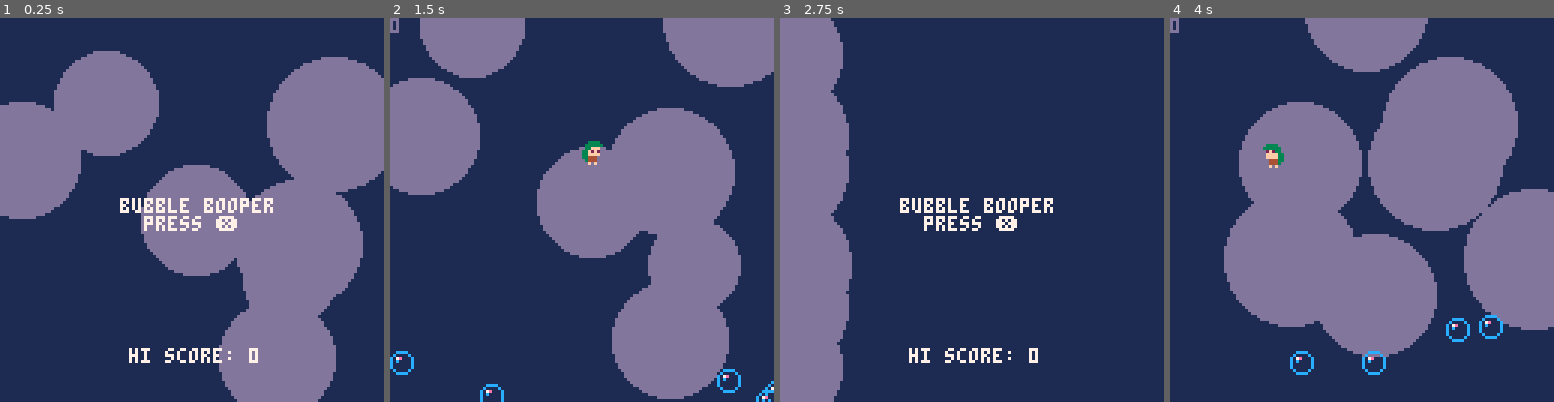
Above: before the commit, frames 1-4 (left to right).
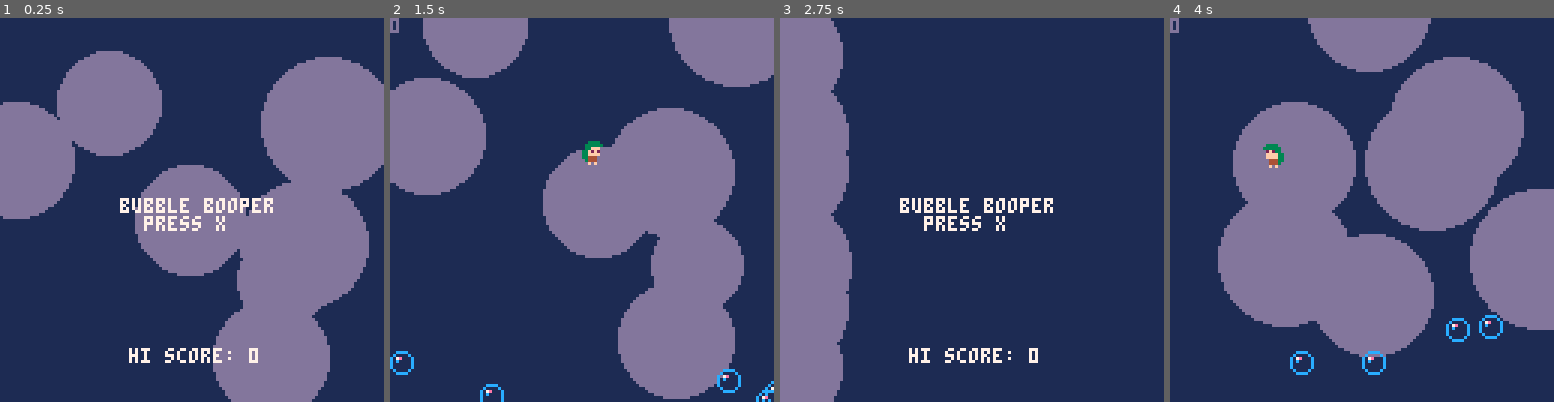
Above: after the commit, the same moments.

Repository: kvognar/bubble-booper
Game: PICO-8 cartridge collab16.p8
Same seed, same stepped clock (60 frames per second), same inputs: the game is played once before the commit and once after it.
Inputs:
- Up to frame 1 (0.25 s): no input
- Up to frame 2 (1.5 s): tap X (X key) at 0.33, 1.07 s
- Up to frame 3 (2.75 s): hold Right 1.6-2.1 s; tap X (X key) at 1.85 s; hold Right from 2.47 s (still down)
- Up to frame 4 (4 s): tap X (X key) at 2.97 s; release Right at 3.03 s; hold Left 3.08-3.58 s

The runs differ from the first frame. In frame 1, 3.7% of the frame differs, in the area x 0-100%, y 8-100%; in frame 2, 2.8%; in frame 3, 0.2%; in frame 4, 3.7%.

Commit message:
more complex scoring, and under budget

Diff:
--- a/collab16.p8
+++ b/collab16.p8
@@ -18,8 +18,7 @@
  author="somnule",
  hiscore=0,
  _init=function(self)
-  self.state=self.title
-
+  self.title=true
   self.bubbles={}
   self.big_bubbles={}
   t=0
@@ -36,74 +35,6 @@
   end
   self.pl={x=64,y=127,dx=0,dy=-5,s=12}
  end,
- title={
- _update=function(self)
-  if btn(5) then
-   self.state=self.game
-  end
- end,
- _draw=function(self)
-  print("bubble booper",40,60,7)
-  print("press ❎",48,66)
-  print("hi score: "..self.hiscore,43,110)
- end,
- },
- game={
- _update=function(self)
-
-  local pl=self.pl
-
-   --buttons
-  if btn(0) then
-   pl.dx-=1
-  end
-  if btn(1) then
-   pl.dx+=1
-  end
-  pl.dx*=.8
-
-  --player
-  pl.dx=mid(pl.dx,-2,2)
-  pl.x+=pl.dx
-  pl.y+=pl.dy
-  pl.x=mid(pl.x,0,122)
-  pl.y=max(pl.y,0)
-
-  if pl.y>140 then
-   --die
-   sfx(9)
-   self.hiscore=max(self.hiscore,self.score)
-   self:_init()
-  end
-
-  --bubbles
-  foreach(self.bubbles,function(bubble)
-   bubble.y-=1
-   if bubble.y<-10 then
-    bubble.y=128
-    bubble.x=rnd(128)
-   end
-  end)
-
-  pl.dy+=.15
-  local pop=self:closest_bubble()
-  if pop then
-   pl.dy=-3
-   self.score+=1
-   sfx(8)
-   del(self.bubbles, pop)
-   if #self.bubbles==0 then
-    self:populate_bubbles(28+(pop.s+1)%4)
-   end
-  end
-
-  pl.s=13+sgn(pl.dy)
- end,
- _draw=function(self)
-  foreach(self.bubbles,self.draw_entity)
-  self.draw_entity(self.pl)
-  print(self.score)
- end,},
  draw_entity=function(entity)
   spr(entity.s,entity.x,entity.y,1,1,entity.dx<0)
  end,
@@ -138,16 +69,79 @@
    end
   end)
 
-  self.state._update(self)
+  if self.title then
+   if btn(5) then
+    self.title=false
+   end
+   return
+  end
+
+  local pl=self.pl
+
+   --buttons
+  if btn(0) then
+   pl.dx-=1
+  end
+  if btn(1) then
+   pl.dx+=1
+  end
+  pl.dx*=.8
+
+  --player
+  pl.dx=mid(pl.dx,-2,2)
+  pl.x+=pl.dx
+  pl.y+=pl.dy
+  pl.x=mid(pl.x,0,122)
+  pl.y=max(pl.y,0)
+
+  if pl.y>140 then
+   --die
+   sfx(9)
+   self.hiscore=max(self.hiscore,self.score)
+   self:_init()
+  end
+
+  --bubbles
+  foreach(self.bubbles,function(bubble)
+   bubble.y-=1
+   if bubble.y<-10 then
+    bubble.y=128
+    bubble.x=rnd(128)
+   end
+  end)
+
+  pl.dy+=.15
+  local pop=self:closest_bubble()
+  if pop then
+   pl.dy=-3
+   sfx(8)
+   del(self.bubbles, pop)
+   self.score+=16-#self.bubbles
+   if #self.bubbles==0 then
+    self:populate_bubbles(28+(pop.s+1)%4)
+   end
+  end
+
+  pl.s=13+sgn(pl.dy)
   t+=.01
  end,
  _draw=function(self)
   cls()
+  --background
   rectfill(0,0,127,127,1)
   foreach(self.big_bubbles,function(bubble)
    circfill(bubble.x,bubble.y,bubble.r,13)
   end)
-  self.state._draw(self)
+
+  if self.title then
+   print("bubble booper",40,60,7)
+   print("press x",48,66)
+   print("hi score: "..self.hiscore,43,110)
+   return
+  end
+  foreach(self.bubbles,self.draw_entity)
+  self.draw_entity(self.pl)
+  print(self.score)
  end
 }
 __gfx__
